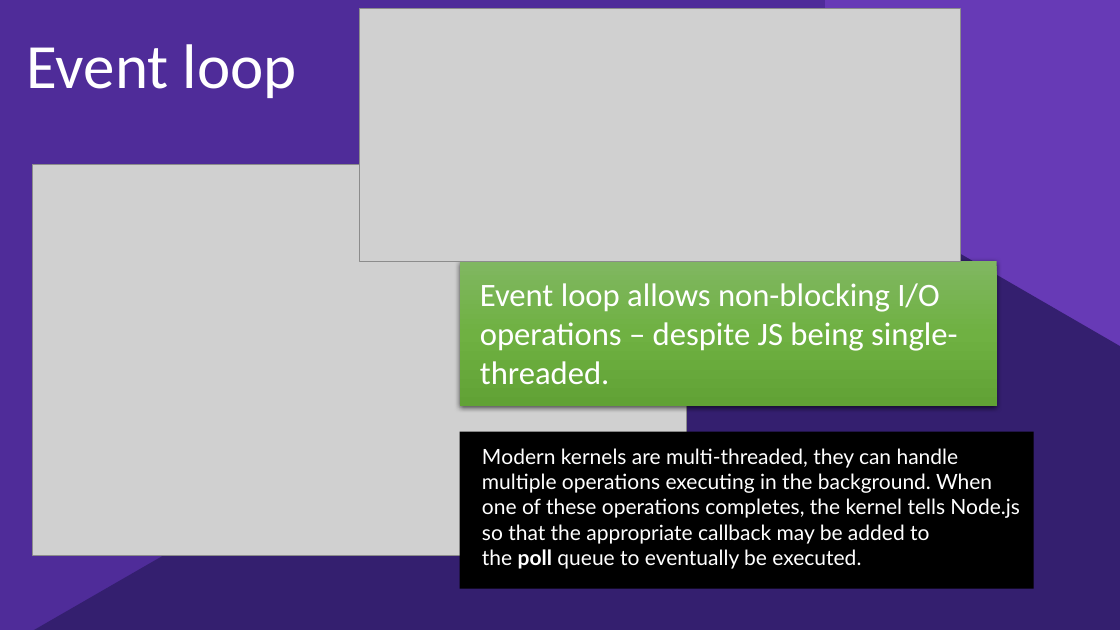
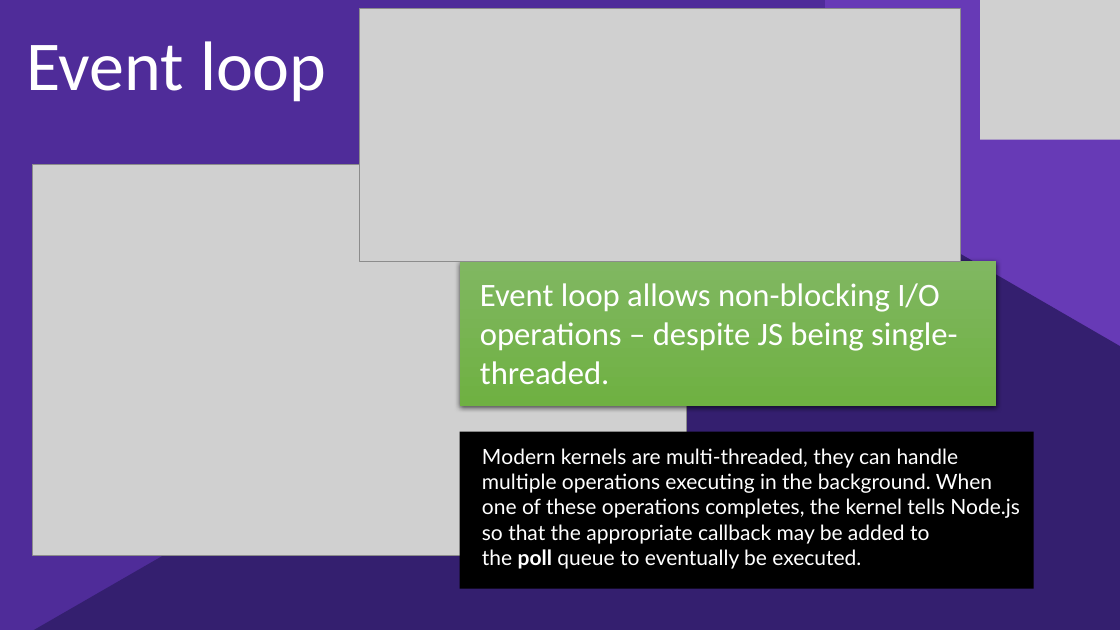
Before and after one commit to kjocevicius/nodejs-demo, a slide deck: slide 10 of nodejs.pptx (slide 9 before the commit). Drawn at 1120x630 pixels with LibreOffice and Linux fonts; fonts in the diff are those of the drawing; grey boxes stand for pictures; background and template pictures are left out. Boxes give left, top, right and bottom in pixels: in the first picture for what was removed or moved away, otherwise in the second. Text is boxed around its words. In the diff, an @@ line names an element or a change of style, - is before the commit and + after.

```diff
--- a/nodejs.pptx
+++ b/nodejs.pptx
@@ picture added at (981, 0, 1120, 139) @@
@@ text "Event loop" at (26, 41, 327, 102): size 54 to 60 pt @@
@@ rectangle at (460, 261, 996, 406): fill gradient #81B861 to #6FB242 to #62A336 to gradient #80B761 to #6FB142 @@
```
Also in this commit, not shown: 18 other slides changed, 2 slides added.
